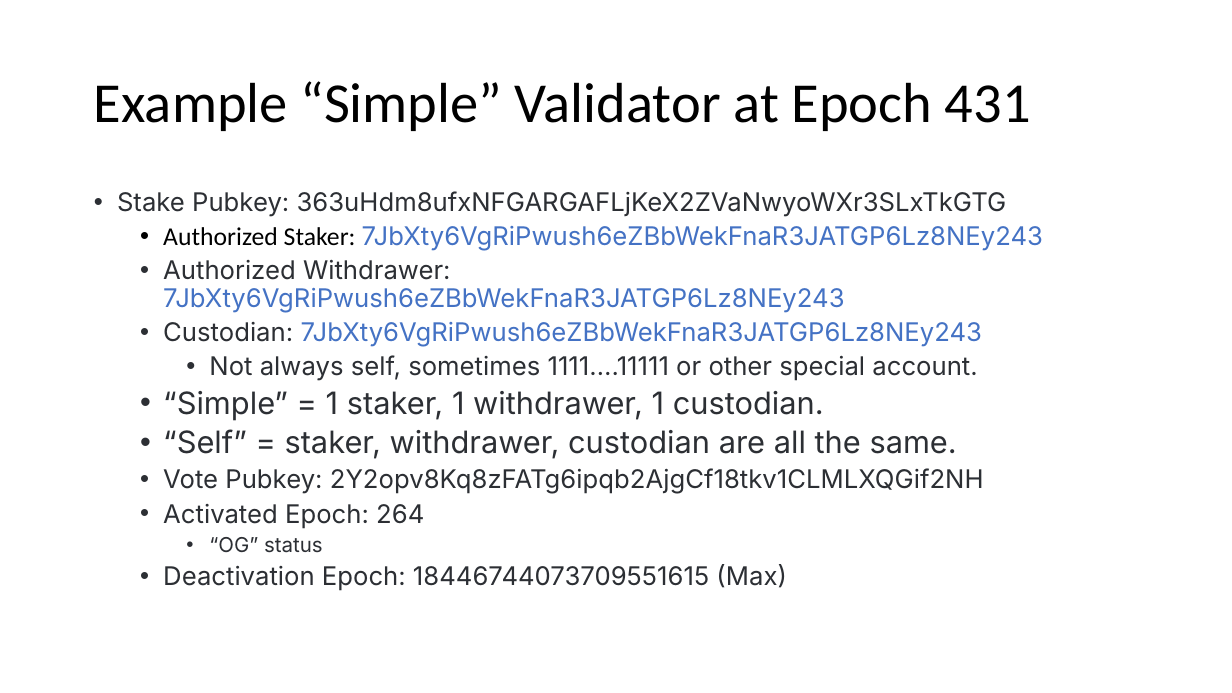
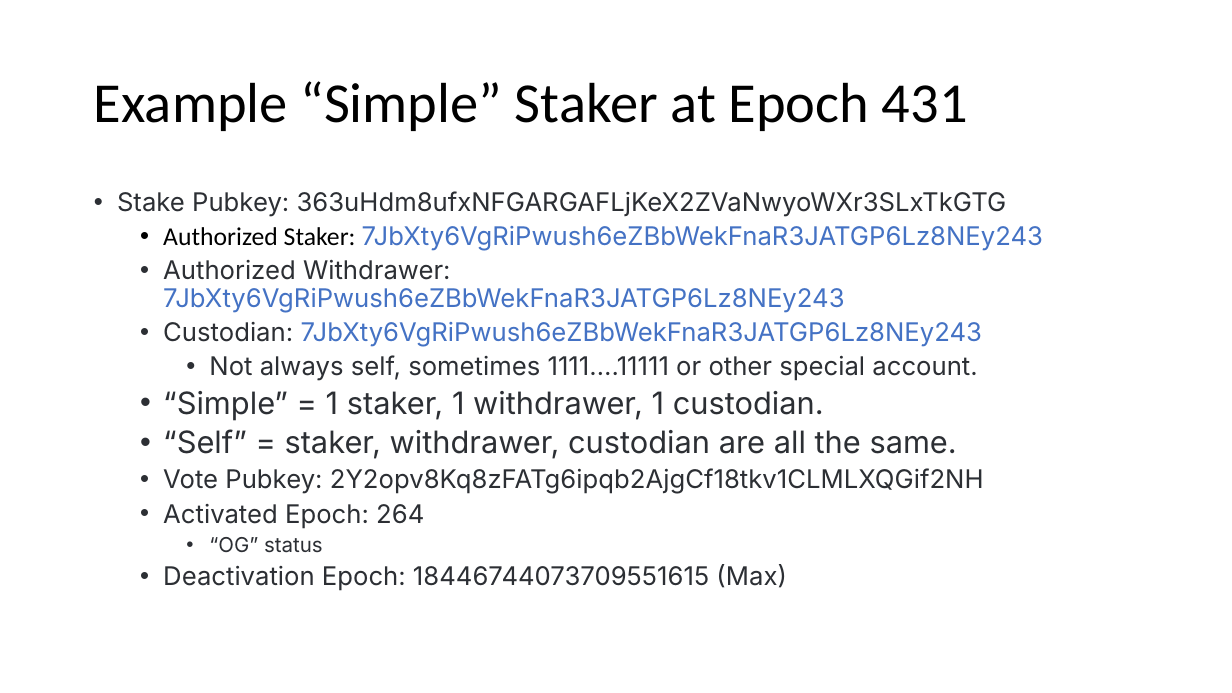
Before and after one commit to fsc-data-science/sol-validator-score, a slide deck: slide 7 of 20230509_draftreview.pptx. Drawn at 1232x693 pixels with LibreOffice and Linux fonts; fonts in the diff are those of the drawing. Boxes give left, top, right and bottom in pixels: in the first picture for what was removed or moved away, otherwise in the second. Text is boxed around its words. In the diff, an @@ line names an element or a change of style, - is before the commit and + after.

```diff
--- a/20230509_draftreview.pptx
+++ b/20230509_draftreview.pptx
@@ title at bbox=[94, 81, 968, 131]: text changed @@
-Example “Simple” Validator at Epoch 431
+Example “Simple” Staker at Epoch 431
```
Also in this commit, not shown: 5 other slides changed, 3 slides added, 4 other files.
